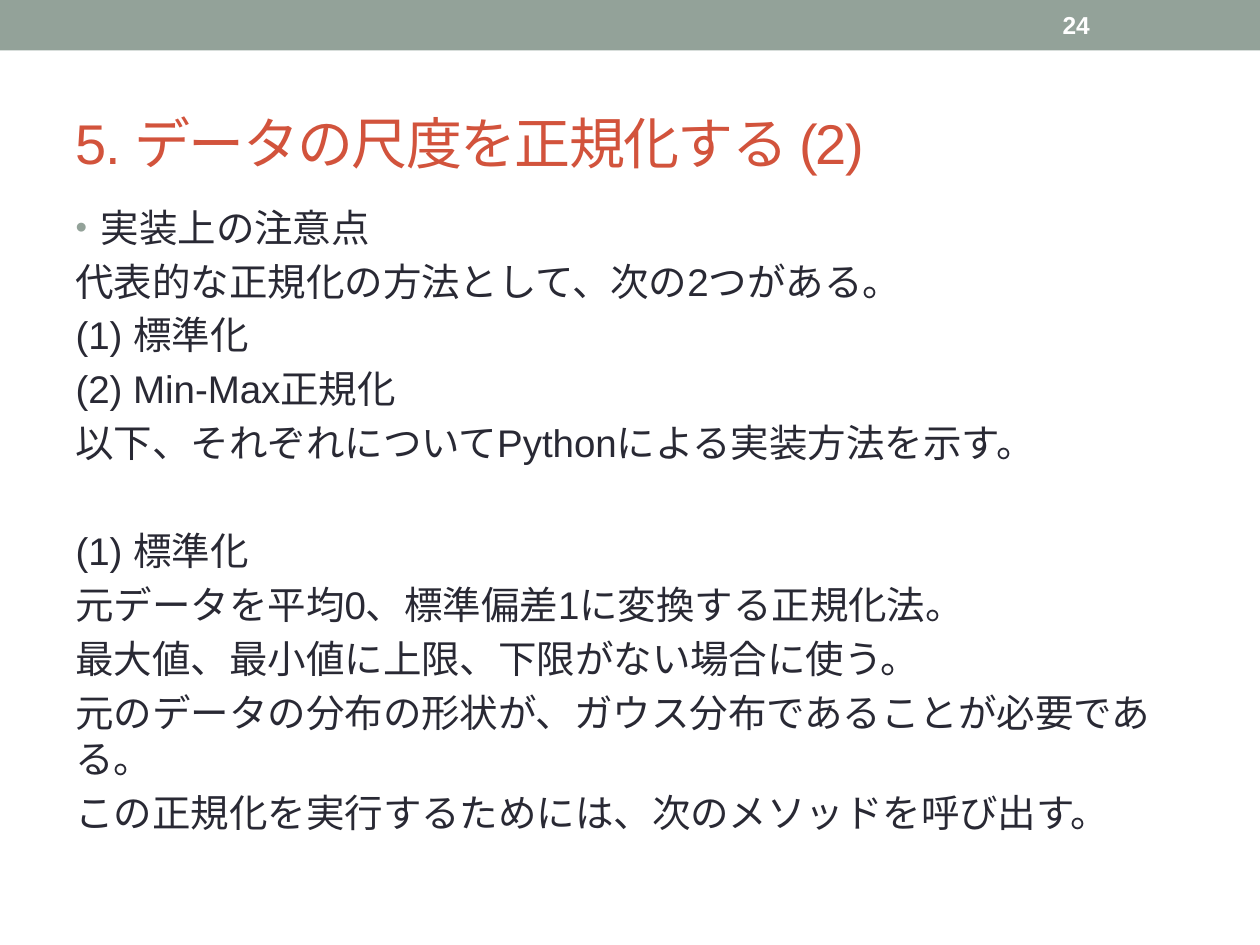
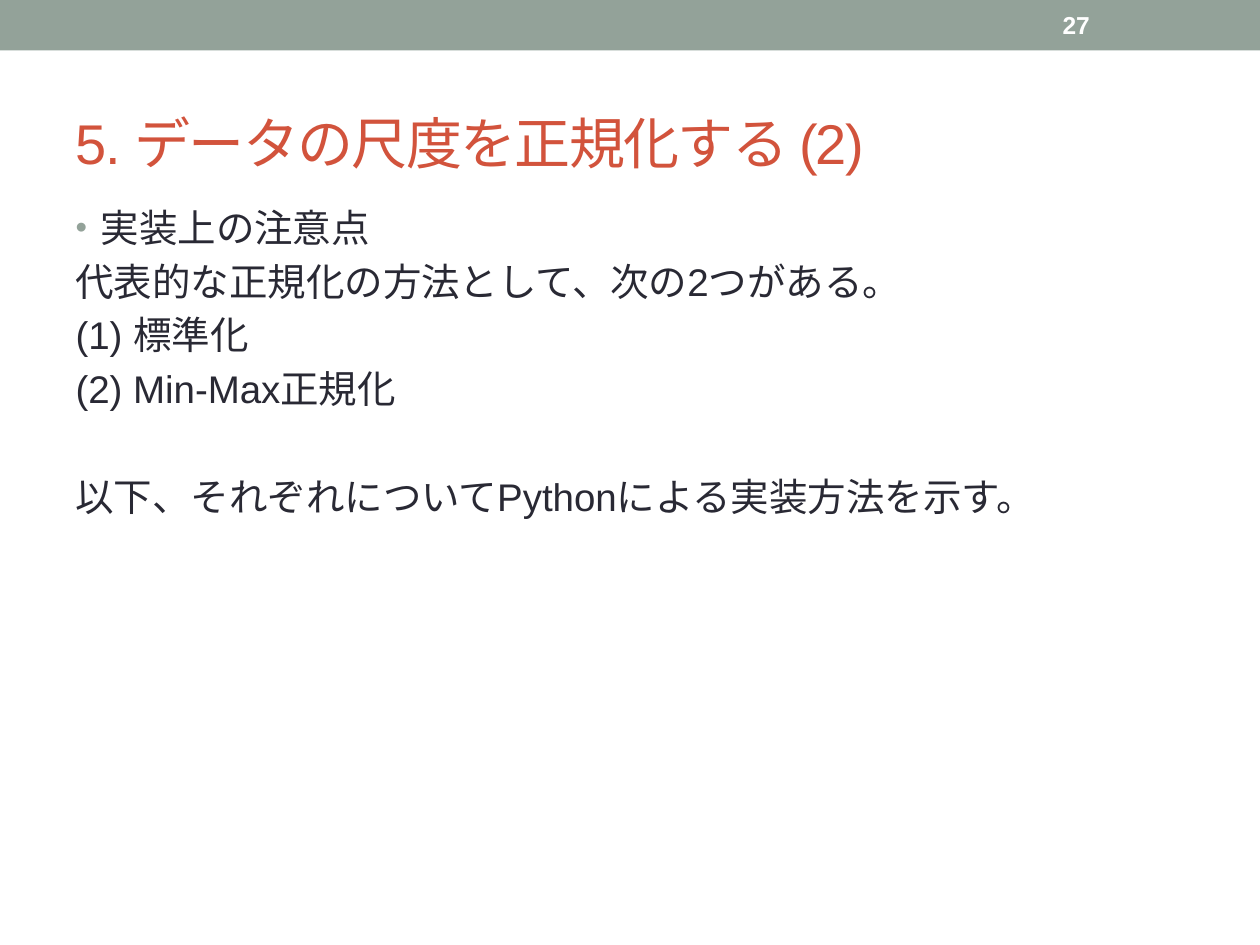
Before and after one commit to topse2018-kaggle/team, a slide deck: slide 27 of k-yoshida/Data Preprocessing.pptx (slide 24 before the commit). Drawn at 1260x945 pixels with LibreOffice and Linux fonts; fonts in the diff are those of the drawing. Boxes give left, top, right and bottom in pixels: in the first picture for what was removed or moved away, otherwise in the second. Text is boxed around its words. In the diff, an @@ line names an element or a change of style, - is before the commit and + after.

```diff
--- a/k-yoshida/Data Preprocessing.pptx
+++ b/k-yoshida/Data Preprocessing.pptx
@@ page number at [1063,17,1090,34]: text changed @@
-24
+27
@@ text at [76,532,1151,831]: paragraphs removed @@
-(1) 標準化
-元データを平均0、標準偏差1に変換する正規化法。
-最大値、最小値に上限、下限がない場合に使う。
-元のデータの分布の形状が、ガウス分布であることが必要である。
-この正規化を実行するためには、次のメソッドを呼び出す。
```
Also in this commit, not shown: 27 other slides changed, 5 slides added, 1 slide removed.
